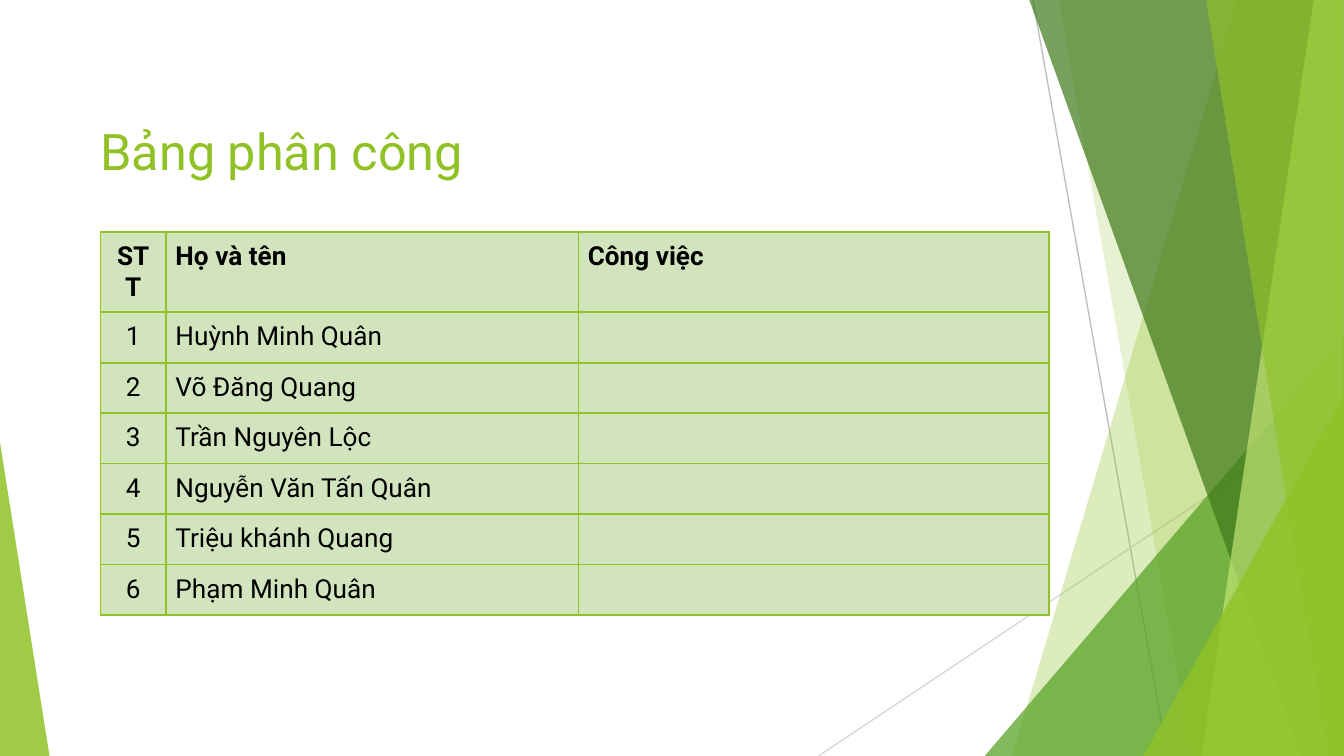
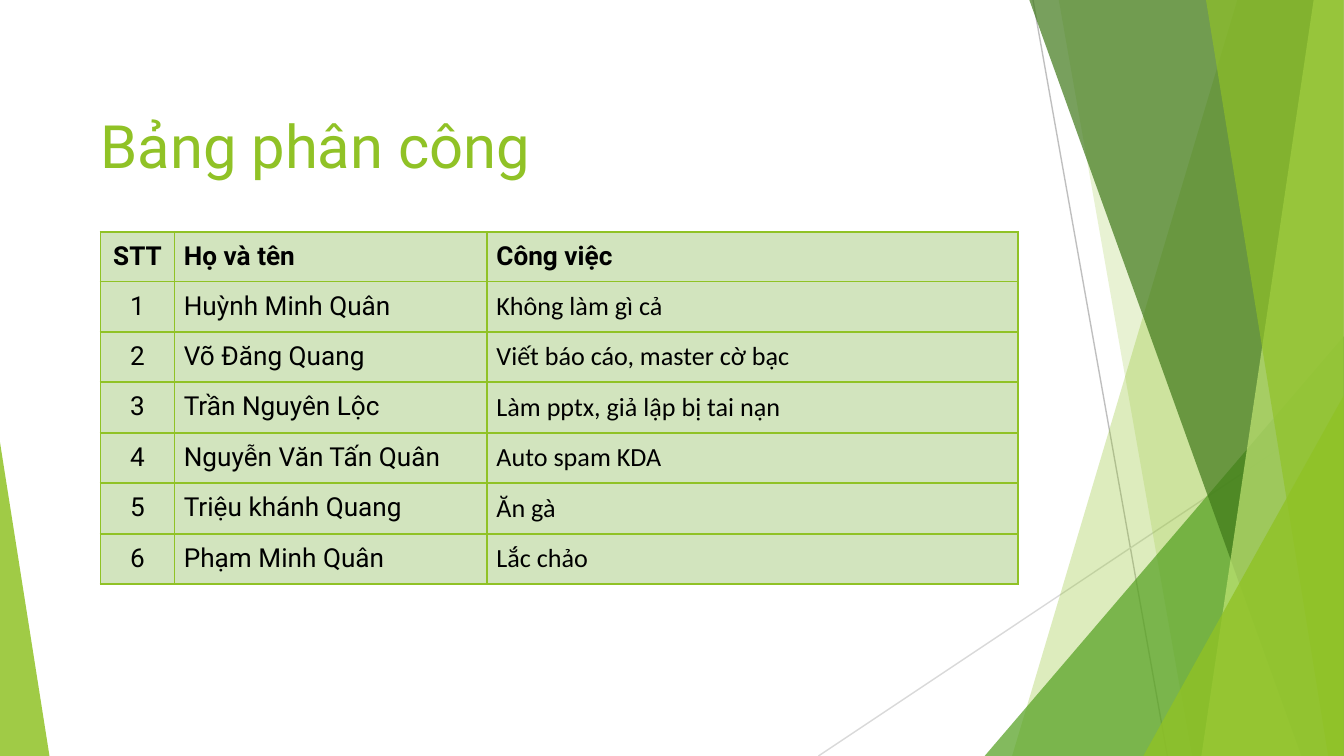
Before and after one commit to EdgarIgnite16/MSP-Project, a slide deck: slide 3 of Report/Nhom9_SingedShop_FinalUltimateVersion.pptx. Drawn at 1344x756 pixels with LibreOffice and Linux fonts; fonts in the diff are those of the drawing. Boxes give left, top, right and bottom in pixels: in the first picture for what was removed or moved away, otherwise in the second. Text is boxed around its words. In the diff, an @@ line names an element or a change of style, - is before the commit and + after.

```diff
--- a/Report/Nhom9_SingedShop_FinalUltimateVersion.pptx
+++ b/Report/Nhom9_SingedShop_FinalUltimateVersion.pptx
@@ title "Bảng phân công": place and size @@
-title "Bảng phân công" at [101,129,463,181]
+title "Bảng phân công" at [101,119,530,181]
@@ title "Bảng phân công" at [101,119,530,181]: size 27 to 32 pt @@
@@ table at [101,231,1019,582] @@
-row 2, column 3: 
+row 2, column 3: Không làm gì cả
-row 3, column 3: 
+row 3, column 3: Viết báo cáo, master cờ bạc
-row 4, column 3: 
+row 4, column 3: Làm pptx, giả lập bị tai nạn
-row 5, column 3: 
+row 5, column 3: Auto spam KDA
-row 6, column 3: 
+row 6, column 3: Ăn gà
-row 7, column 3: 
+row 7, column 3: Lắc chảo
@@ table: place and size @@
-table at [101,231,1050,607]
+table at [101,231,1019,582]
```
Also in this commit, not shown: 17 other slides changed, 1 slide added, 3 slides removed, 6 other files.
